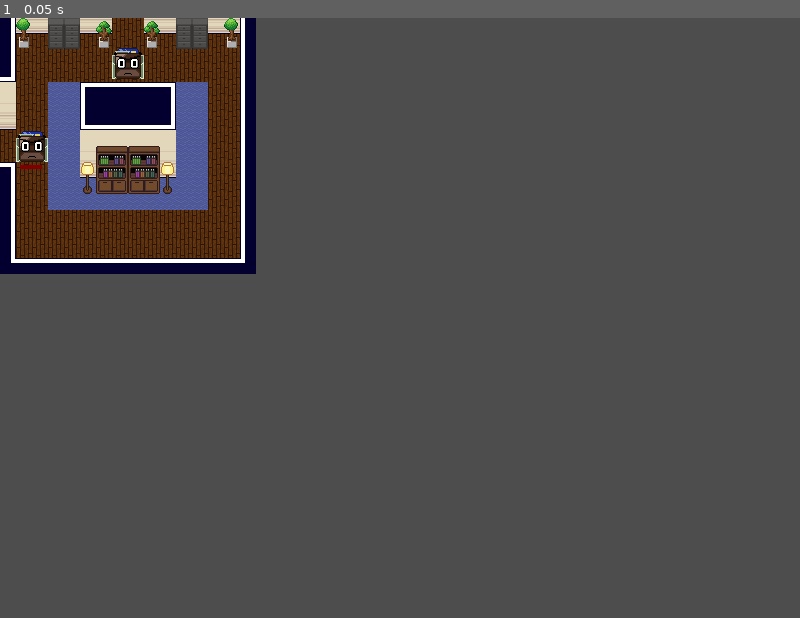
Above: before the commit, frame 1.
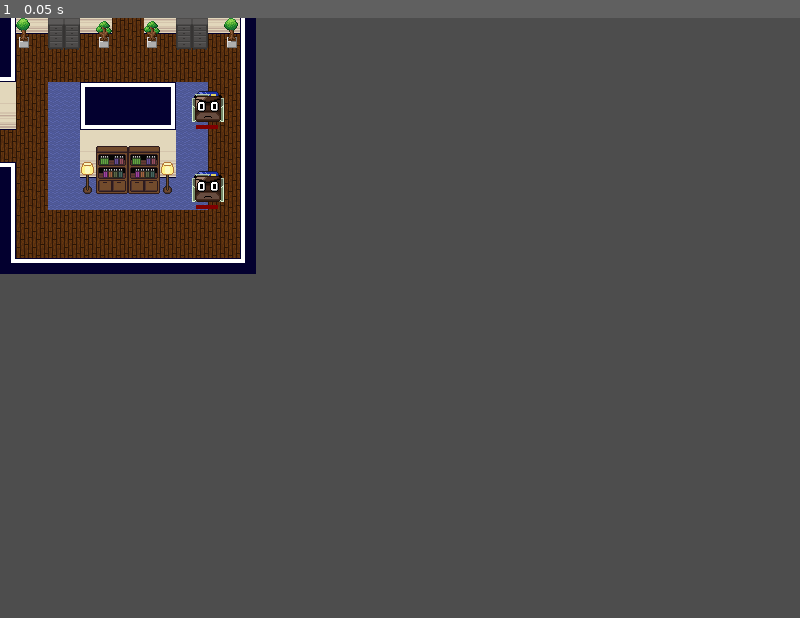
Above: after the commit, the same moment.

Repository: ygda-org/stock-strikers
Game: Godot game, scene res://level/rooms/room_for_real/nw2.tscn
Same seed, same stepped clock (60 frames per second), same inputs: the game is played once before the commit and once after it. This scene is started directly instead of the project's main scene. Sound files missing from this copy of the repository are replaced by a short silence.
Inputs:
- Up to frame 1 (0.05 s): no input

The runs differ from the first frame. In frame 1, 0.7% of the frame differs, in the area x 2-28%, y 5-32%.
Error in both runs: Invalid access to property or key 'position' on a base object of type 'Nil'. (res://level/rooms/room.gd:60)

Commit message:
room fixes

Diff:
--- a/level/rooms/room_for_real/nw2.tscn
+++ b/level/rooms/room_for_real/nw2.tscn
@@ -14,7 +14,7 @@
 has_west = true
 north_edge_fix = true
 full_size = true
-spawns = Array[Vector2]([Vector2(128, 45), Vector2(32, 128)])
+spawns = Array[Vector2]([Vector2(208, 88), Vector2(208, 168)])
 player_spawn = Vector2(225, 225)
 
 [node name="TileMapLayer" type="TileMapLayer" parent="." unique_id=77759319]
--- a/level/rooms/room_for_real/sw1.tscn
+++ b/level/rooms/room_for_real/sw1.tscn
@@ -12,7 +12,6 @@
 script = ExtResource("1_ykkls")
 has_south = true
 has_west = true
-spawns = Array[Vector2]([Vector2(48, 216)])
 
 [node name="TileMapLayer" type="TileMapLayer" parent="." unique_id=751023703]
 tile_map_data = PackedByteArray("AAABAAMAAQAGAAAAAAABAAQAAQACAAAAAAABAAUAAQACAAAAAAABAAYAAQACAAAAAAABAAcAAQACAAAAAAABAA …(3248 unchanged characters)…
